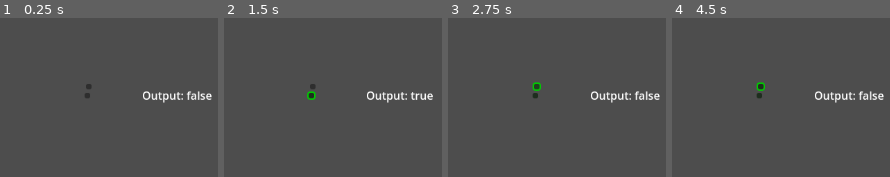
Above: before the commit, frames 1-4 (left to right).
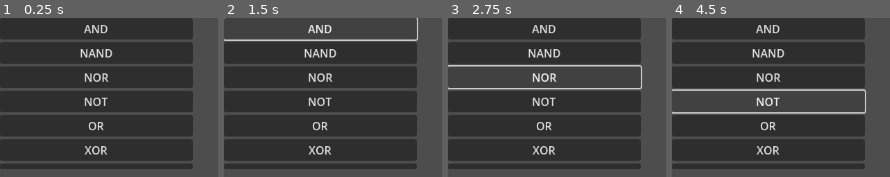
Above: after the commit, the same moments.

Repository: rbessin/Signal-Relay
Game: Godot game, scene res://scenes/main.tscn
The game is run twice, just before and just after one commit, with the same random seed, the same clock (stepped at 60 frames per second) and the same inputs.
Inputs (mouse positions are in pixels of both pictures, inside the frame that each line leads up to):
- Up to frame 1 (0.25 s): no input
- Up to frame 2 (1.5 s): click (311, 95) at 0.52 s; click (319, 29) at 1.25 s, where only the run after the commit has a clickable "AND"
- Up to frame 3 (2.75 s): click (537, 86) at 2.02 s
- Up to frame 4 (4.5 s): click (767, 52) at 2.75 s, where only the run after the commit has a clickable "NAND"; click (767, 76) at 3.5 s, where only the run after the commit has a clickable "NOR"; click (767, 102) at 4.25 s, where only the run after the commit has a clickable "NOT"

The runs differ from the first frame. In frame 1, 73% of the frame differs, in the area x 0-98%, y 0-95%; in frame 2, 63%; in frame 3, 65%; in frame 4, 65%.

Commit message:
added gate interactions and visuals

Diff:
--- a/scenes/main.tscn
+++ b/scenes/main.tscn
@@ -1,46 +1,46 @@
-[gd_scene load_steps=9 format=3 uid="uid://m3qhfvy2no0e"]
+[gd_scene load_steps=2 format=3 uid="uid://m3qhfvy2no0e"]
 
-[ext_resource type="PackedScene" uid="uid://bbaoduu3plf8a" path="res://scenes/gates/and_gate.tscn" id="1_o5qli"]
-[ext_resource type="PackedScene" uid="uid://b3j3tkgatdsro" path="res://scenes/ui/input.tscn" id="2_0wfyh"]
-[ext_resource type="PackedScene" uid="uid://qninfqw0upps" path="res://scenes/ui/label.tscn" id="3_sugp2"]
-[ext_resource type="PackedScene" uid="uid://bayd4duudho8b" path="res://scenes/gates/not_gate.tscn" id="4_jyhfs"]
-[ext_resource type="PackedScene" uid="uid://b8rvfy35xupa0" path="res://scenes/gates/or_gate.tscn" id="5_tbgi4"]
-[ext_resource type="PackedScene" uid="uid://d2amq10o3d6hg" path="res://scenes/gates/nand_gate.tscn" id="6_tefeu"]
-[ext_resource type="PackedScene" uid="uid://bq6a1ucf7mkcw" path="res://scenes/gates/nor_gate.tscn" id="7_o6xl0"]
-[ext_resource type="PackedScene" uid="uid://pxb805rtun0a" path="res://scenes/gates/xor_gate.tscn" id="8_tipki"]
+[ext_resource type="Script" uid="uid://fgnoswscu548" path="res://scripts/main.gd" id="1_0wfyh"]
 
 [node name="Main" type="Node2D"]
+script = ExtResource("1_0wfyh")
 
-[node name="AndGate" parent="." instance=ExtResource("1_o5qli")]
+[node name="Toolbar" type="VBoxContainer" parent="."]
+custom_minimum_size = Vector2(200, 350)
+offset_right = 278.0
+offset_bottom = 350.0
 
-[node name="Input" parent="." node_paths=PackedStringArray("target") instance=ExtResource("2_0wfyh")]
-offset_left = 122.0
-offset_top = 108.0
-offset_right = 130.0
-offset_bottom = 116.0
-target = NodePath("../XorGate")
+[node name="ANDButton" type="Button" parent="Toolbar"]
+layout_mode = 2
+text = "AND"
 
-[node name="Input2" parent="." node_paths=PackedStringArray("target") instance=ExtResource("2_0wfyh")]
-offset_left = 124.0
-offset_top = 95.0
-offset_right = 132.0
-offset_bottom = 103.0
-target = NodePath("../XorGate")
-target_input = 1
+[node name="NANDButton" type="Button" parent="Toolbar"]
+layout_mode = 2
+text = "NAND"
 
-[node name="Label" parent="." node_paths=PackedStringArray("source_gate") instance=ExtResource("3_sugp2")]
-offset_left = 205.0
-offset_top = 100.0
-offset_right = 245.0
-offset_bottom = 123.0
-source_gate = NodePath("../XorGate")
+[node name="NORButton" type="Button" parent="Toolbar"]
+layout_mode = 2
+text = "NOR"
 
-[node name="NotGate" parent="." instance=ExtResource("4_jyhfs")]
+[node name="NOTButton" type="Button" parent="Toolbar"]
+layout_mode = 2
+text = "NOT"
 
-[node name="OrGate" parent="." instance=ExtResource("5_tbgi4")]
+[node name="ORButton" type="Button" parent="Toolbar"]
+layout_mode = 2
+text = "OR"
 
-[node name="NandGate" parent="." instance=ExtResource("6_tefeu")]
+[node name="XORButton" type="Button" parent="Toolbar"]
+layout_mode = 2
+text = "XOR"
 
-[node name="NorGate" parent="." instance=ExtResource("7_o6xl0")]
+[node name="Selection" type="Button" parent="Toolbar"]
+layout_mode = 2
 
-[node name="XorGate" parent="." instance=ExtResource("8_tipki")]
+[connection signal="pressed" from="Toolbar/ANDButton" to="." method="_select_place" binds= ["AND"]]
+[connection signal="pressed" from="Toolbar/NANDButton" to="." method="_select_place" binds= ["NAND"]]
+[connection signal="pressed" from="Toolbar/NORButton" to="." method="_select_place" binds= ["NOR"]]
+[connection signal="pressed" from="Toolbar/NOTButton" to="." method="_select_place" binds= ["NOT"]]
+[connection signal="pressed" from="Toolbar/ORButton" to="." method="_select_place" binds= ["OR"]]
+[connection signal="pressed" from="Toolbar/XORButton" to="." method="_select_place" binds= ["XOR"]]
+[connection signal="pressed" from="Toolbar/Selection" to="." method="_select_interact"]
--- a/scripts/core/gate.gd
+++ b/scripts/core/gate.gd
@@ -3,23 +3,79 @@
 
 # Identity parameters (uid, type)
 @export var uid: int
-@export var type: String
+@export var type: String = "BASE"
+
 # State parameters (input, output)
-@export var input_values: Array[bool]
-@export var output_value: bool
+@export var input_values: Array[bool] = []
+@export var output_value: bool = false
+
 # Structure parameters (# of inputs, # of outputs)
-@export var num_inputs: int
-@export var num_outputs: int
-# Visual parameters (coordinates)
-@export var coordinates: Vector2
+@export var num_inputs: int = 0
+@export var num_outputs: int = 1
+
+# Visual parameters (color, size, references)
+@export var color: Color = Color.BLACK
+@export var size: Vector2 = Vector2(60, 40)
+var color_rect: ColorRect
+var label: Label
+
+# Collisions
+var area_2d: Area2D
+var collision_shape_2d: CollisionShape2D
+var rectangle_shape_2d: RectangleShape2D
+signal gate_clicked(gate_instance)
+
+# Sets visuals and collisions when added to the scene
+func _ready() -> void:
+	set_visuals()
+	set_collisions()
 
 # Get input states to set output state
 func evaluate() -> void:
 	pass
+
 # Set input state
 func set_input(index, value):
 	input_values[index] = value
 	evaluate()
+
 # Get output state
 func get_output():
 	return output_value
+
+# Set visuals
+func set_visuals() -> void:
+	# Create background
+	color_rect = ColorRect.new()
+	color_rect.color = color
+	color_rect.size = size
+	color_rect.mouse_filter = Control.MOUSE_FILTER_IGNORE
+	add_child(color_rect)
+
+	# Create label
+	label = Label.new()
+	label.text = type
+	label.size = size
+	label.horizontal_alignment = HORIZONTAL_ALIGNMENT_CENTER
+	label.vertical_alignment = VERTICAL_ALIGNMENT_CENTER
+	label.add_theme_color_override("font_color", Color.WHITE)
+	color_rect.add_child(label)
+
+# Set collisions
+func set_collisions() -> void:
+	area_2d = Area2D.new()
+	area_2d.input_pickable = true
+	collision_shape_2d = CollisionShape2D.new()
+	rectangle_shape_2d = RectangleShape2D.new()
+	rectangle_shape_2d.size = size
+	collision_shape_2d.shape = rectangle_shape_2d
+	collision_shape_2d.position = size / 2
+	add_child(area_2d)
+	area_2d.add_child(collision_shape_2d)
+	area_2d.input_event.connect(_on_area_input_event)
+
+# On area input event
+func _on_area_input_event(_viewport, event, _shape_idx) -> void:
+	if event is InputEventMouseButton:
+		if event.pressed and event.button_index == MOUSE_BUTTON_LEFT:
+			gate_clicked.emit(self)
--- a/scripts/gates/and_gate.gd
+++ b/scripts/gates/and_gate.gd
@@ -6,6 +6,8 @@
 	num_inputs = 2
 	input_values = [false, false]
 	output_value = false
+	color = Color.BLUE
+	super._ready()
 
 func evaluate() -> void:
 	output_value = input_values[0] and input_values[1]
--- a/scripts/gates/nand_gate.gd
+++ b/scripts/gates/nand_gate.gd
@@ -6,6 +6,8 @@
 	num_inputs = 2
 	input_values = [false, false]
 	output_value = true
+	color = Color.LIGHT_BLUE
+	super._ready()
 
 func evaluate() -> void:
 	output_value = not(input_values[0] and input_values[1])
--- a/scripts/gates/nor_gate.gd
+++ b/scripts/gates/nor_gate.gd
@@ -6,6 +6,8 @@
 	num_inputs = 2
 	input_values = [false, false]
 	output_value = true
+	color = Color.LIGHT_GREEN
+	super._ready()
 
 func evaluate() -> void:
 	output_value = not(input_values[0] or input_values[1])
--- a/scripts/gates/not_gate.gd
+++ b/scripts/gates/not_gate.gd
@@ -7,6 +7,8 @@
 	num_inputs = 1
 	input_values = [false]
 	output_value = true
+	color = Color.ORANGE
+	super._ready()
 
 func evaluate() -> void:
 	output_value = not input_values[0]
--- a/scripts/gates/or_gate.gd
+++ b/scripts/gates/or_gate.gd
@@ -7,6 +7,8 @@
 	num_inputs = 2
 	input_values = [false, false]
 	output_value = false
+	color = Color.GREEN
+	super._ready()
 
 func evaluate() -> void:
 	output_value = input_values[0] or input_values[1]
--- a/scripts/gates/xor_gate.gd
+++ b/scripts/gates/xor_gate.gd
@@ -6,6 +6,8 @@
 	num_inputs = 2
 	input_values = [false, false]
 	output_value = false
+	color = Color.PURPLE
+	super._ready()
 
 func evaluate() -> void:
 	output_value = input_values[0] != input_values[1]
--- /dev/null
+++ b/scripts/main.gd
@@ -0,0 +1,57 @@
+extends Node2D
+
+# Cursor configurations (mode)
+enum Mode { INTERACT, PLACE }
+var current_mode: Mode = Mode.INTERACT
+
+# Gate selection (prefabs, selected, uid counter)
+var gate_prefabs: Dictionary = {
+	"AND": preload("res://scenes/gates/and_gate.tscn"),
+	"NAND": preload("res://scenes/gates/nand_gate.tscn"),
+	"OR": preload("res://scenes/gates/or_gate.tscn"),
+	"NOR": preload("res://scenes/gates/nor_gate.tscn"),
+	"NOT": preload("res://scenes/gates/not_gate.tscn"),
+	"XOR": preload("res://scenes/gates/xor_gate.tscn")
+}
+var gate_to_place: PackedScene = preload("res://scenes/gates/and_gate.tscn")  # Which gate type to place
+var selected_gate_instance: Gate = null  									  # Which gate is selected
+var current_uid: int = 0
+
+func _unhandled_input(event):
+	if event is InputEventMouseButton:
+		if event.button_index == MOUSE_BUTTON_LEFT and event.pressed:
+			if current_mode == Mode.PLACE:
+				instantiate_gate()
+			elif current_mode == Mode.INTERACT:
+				selected_gate_instance = null
+
+
+func instantiate_gate():
+	if gate_to_place == null: return
+
+	var new_gate = gate_to_place.instantiate()
+	add_child(new_gate)
+	new_gate.uid = _generate_uid()
+	new_gate.name = new_gate.type + '_' + str(new_gate.uid)
+	new_gate.gate_clicked.connect(_select_gate_instance)
+	new_gate.global_position = get_global_mouse_position()
+
+func _select_place(gate_name: String):
+	if gate_name in gate_prefabs:
+		gate_to_place = gate_prefabs[gate_name]
+	current_mode = Mode.PLACE
+	selected_gate_instance = null
+
+func _select_interact():
+	current_mode = Mode.INTERACT
+
+func _select_gate_instance(gate_instance: Gate):
+	if current_mode == Mode.INTERACT:
+		selected_gate_instance = gate_instance
+
+func _on_mode_selected(mode_selection: Mode):
+	current_mode = mode_selection
+
+func _generate_uid():
+	current_uid += 1
+	return current_uid
Not shown, added: scripts/main.gd.uid
